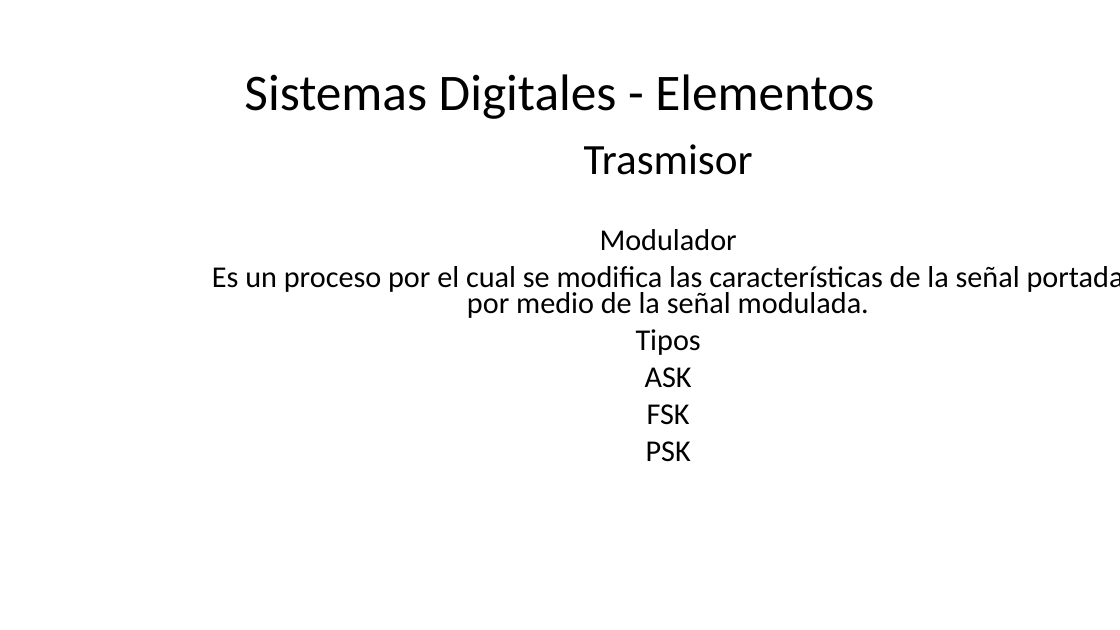
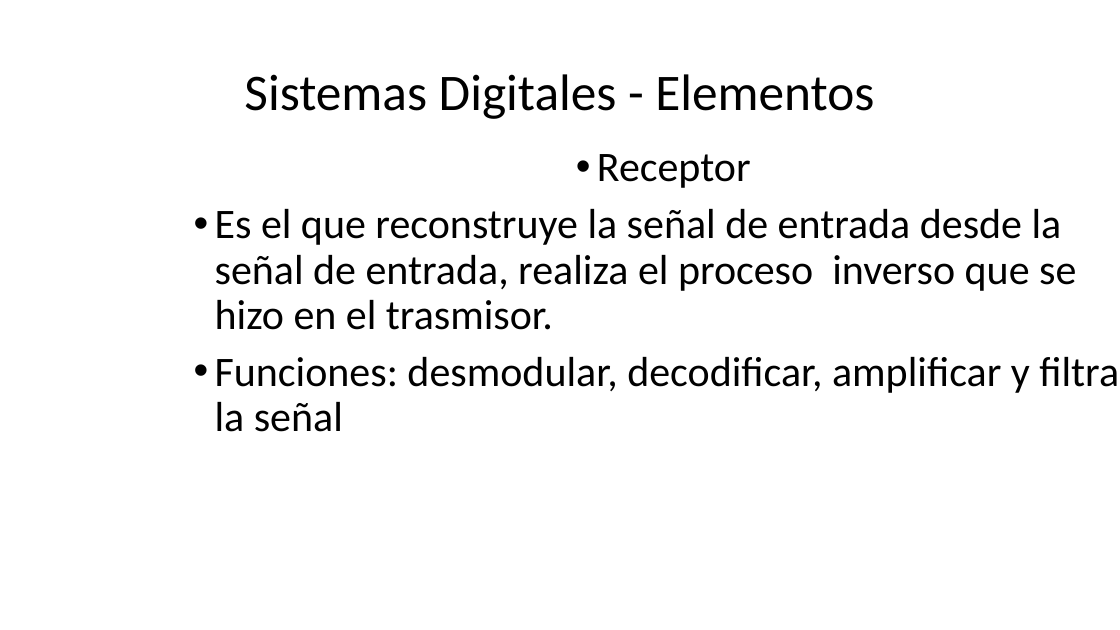
Before and after one commit to StalinMazaEpn/Proyecto_Comunicaciones, a slide deck: slide 9 of expo_comu.pptx. Drawn at 1120x630 pixels with LibreOffice and Linux fonts; fonts in the diff are those of the drawing; background and template pictures are left out. Boxes give left, top, right and bottom in pixels: in the first picture for what was removed or moved away, otherwise in the second. Text is boxed around its words. In the diff, an @@ line names an element or a change of style, - is before the commit and + after.

```diff
--- a/expo_comu.pptx
+++ b/expo_comu.pptx
@@ text at <box>215,154,1120,432</box>: text changed; size 25.9 to 36 pt @@
-Trasmisor
-Modulador
-Es un proceso por el cual se modifica las características de la señal portada por medio de la señal modulada.
-Tipos
-ASK
-FSK
-PSK
+• Receptor
+• Es el que reconstruye la señal de entrada desde la señal de entrada, realiza el proceso inverso que se hizo en el trasmisor.
+• Funciones: desmodular, decodificar, amplificar y filtrar la señal
```
Also in this commit, not shown: 5 slides added.
